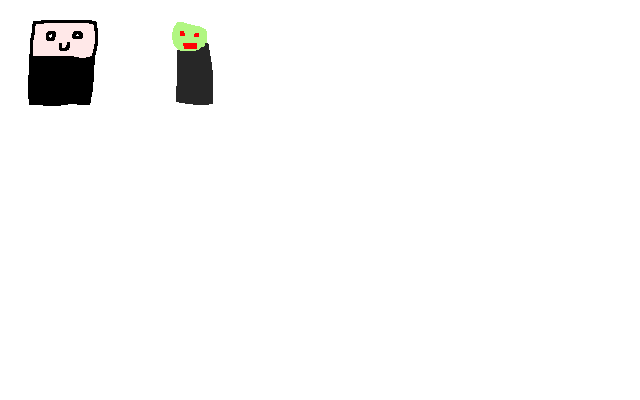
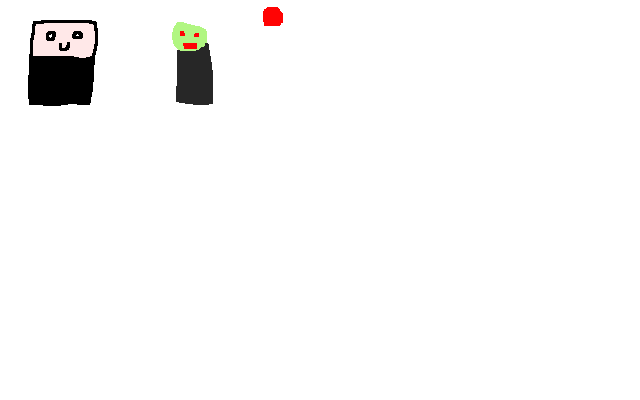
The second 640 x 400 image is a revision of the first. Changes to its layers:
painted on "Layer" over [263, 7, 283, 26]
